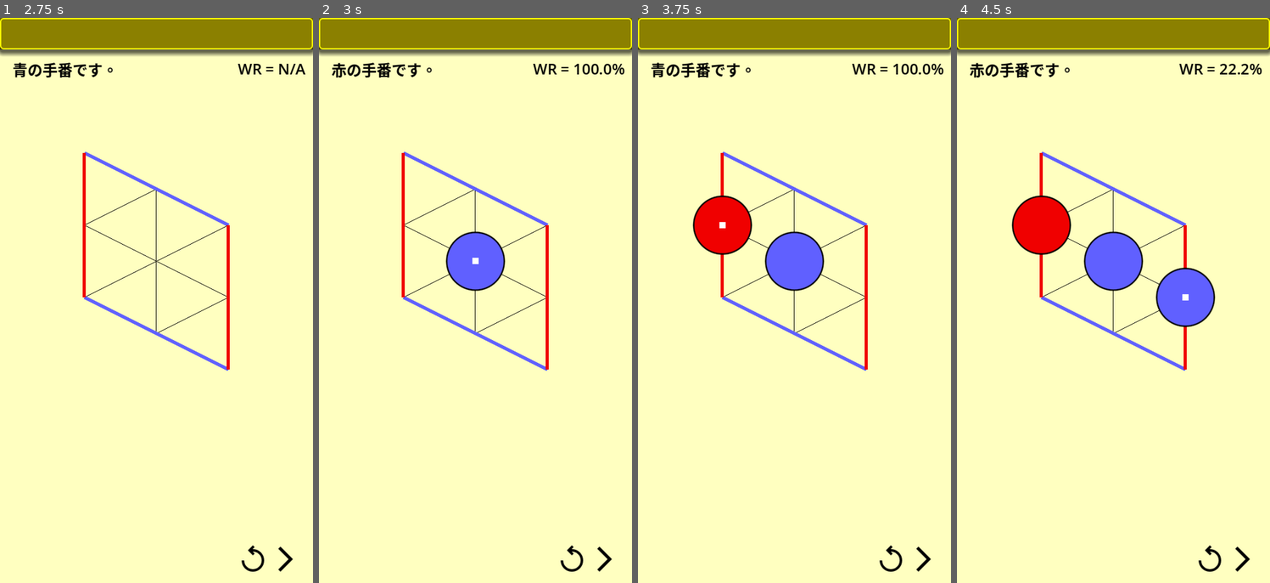
Above: before the commit, frames 1-4 (left to right).
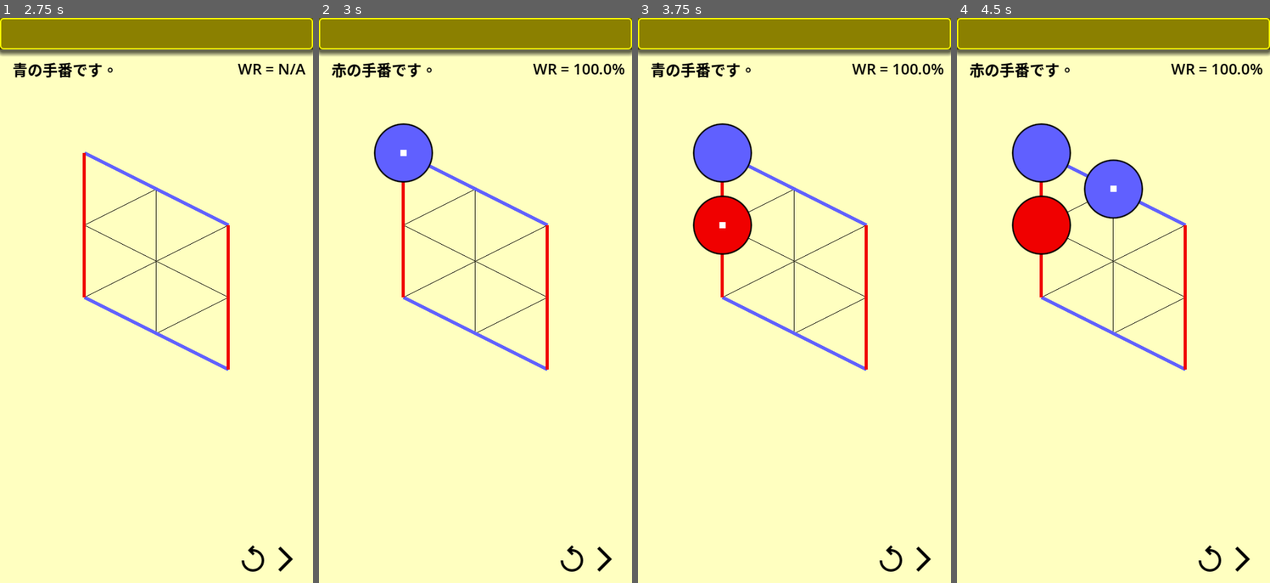
Above: after the commit, the same moments.

Repository: vivisuke/HexGame
Game: Godot game, scene res://main.tscn
Two runs of this game, one before a commit and one after it. Both use one fixed random seed, a clock stepped at 60 frames per second and the inputs below.
Inputs (mouse positions are in pixels of both pictures, inside the frame that each line leads up to):
- Up to frame 1 (2.75 s): click (253, 560) at 0.5 s; click (253, 560) at 1.25 s; click (253, 560) at 2 s
- Up to frame 2 (3 s): click (603, 560) at 2.75 s
- Up to frame 3 (3.75 s): click (922, 560) at 3.5 s
- Up to frame 4 (4.5 s): click (1241, 560) at 4.25 s

Frame 1 is identical in both runs. In frame 2, 3.1% of the frame differs, in the area x 17-60%, y 18-49%; in frame 3, 3.1%; in frame 4, 6.6%, in the area x 17-98%, y 8-55%.

Commit message:
0059 ◎ C 01/31 01/31 0.001│問題│ノードを展開すると、訪問回数が子ノード数分増えてしまう

Diff:
--- a/hexgame/scripts/Board.gd
+++ b/hexgame/scripts/Board.gd
@@ -332,7 +332,7 @@
 func sel_move_MCTS(next):
 	var mcts = MCTS.new(self, next)
 	#mcts.add_children()
-	var mv = mcts.do_search(11)
+	var mv = mcts.do_search(10)
 	win_rate = mcts.win_rate
 	mcts.print()
 	return mv
--- a/hexgame/scripts/MCTS.gd
+++ b/hexgame/scripts/MCTS.gd
@@ -21,7 +21,9 @@
 	func print(lvl):
 		if lvl != 0:
 			var txt = " ".repeat(lvl*2)
-			txt += "(%d, %d):%4d%% (%d/%d)"%[move.x, move.y, wins*100/visits, wins, visits]
+			txt += "(%d, %d):%d/%d"%[move.x, move.y, wins, visits]
+			if visits != 0:
+				txt += " = %.1f%%"%(wins*100/visits)
 			print(txt)
 		for node in children:
 			node.print(lvl+1)
@@ -31,7 +33,7 @@
 		var best_ucb = -INF # 無限小
 		for child in children:
 			var ucb_value = calculate_ucb(child, c_puct, parent_visits)
-			print("ucb_value = ", ucb_value)
+			#print("ucb_value = ", ucb_value)
 			if ucb_value > best_ucb:
 				best_ucb = ucb_value
 				best_child = child
@@ -89,13 +91,13 @@
 	for y in range(board_size):
 		for x in range(board_size):
 			if board.get_col(x, y) == Board.EMPTY:
-				node.visits += 1
+				#node.visits += 1
 				node.children.push_back(MCTSNode.new(node, Vector2(x, y)))
-				node.children.back().visits = 1
-				var bd = Board.new()
-				bd.copy_from(rbd)
-				if bd.playout_random(col, x, y) == col:
-					root_node.children.back().wins = 1
+				#node.children.back().visits = 1
+				#var bd = Board.new()
+				#bd.copy_from(rbd)
+				#if bd.playout_random(col, x, y) == col:
+				#	root_node.children.back().wins = 1
 
 func do_search(iterations: int) -> Vector2:
 	for i in range(iterations):
Not shown, changed: HexGame.spr
